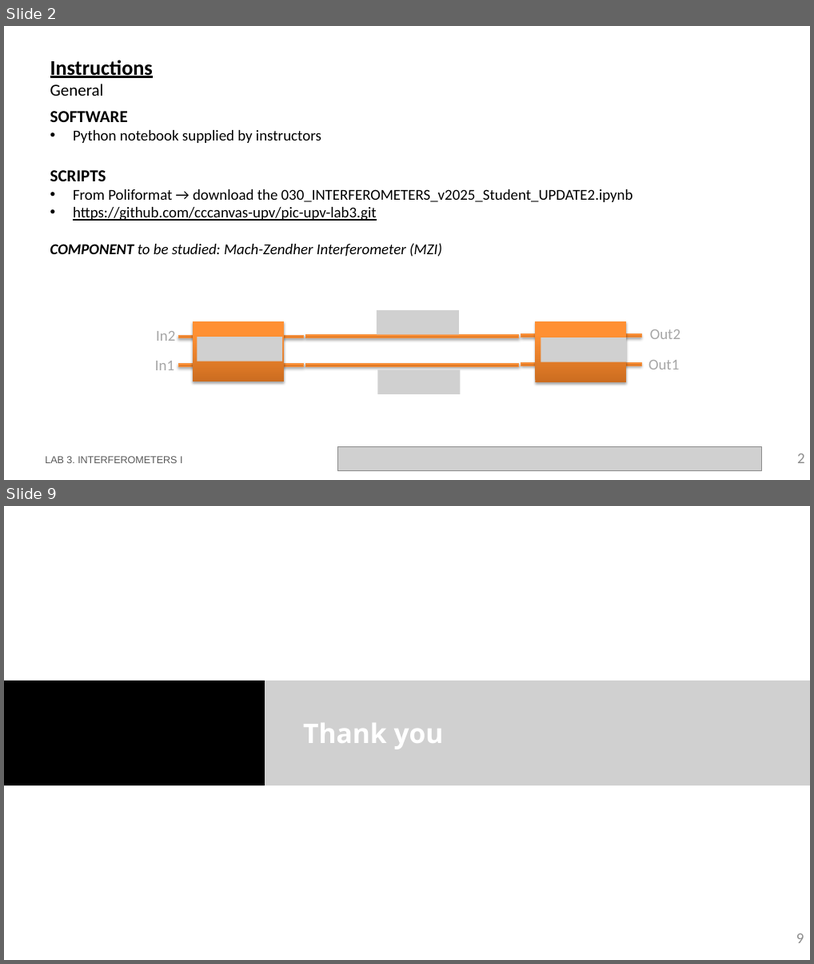
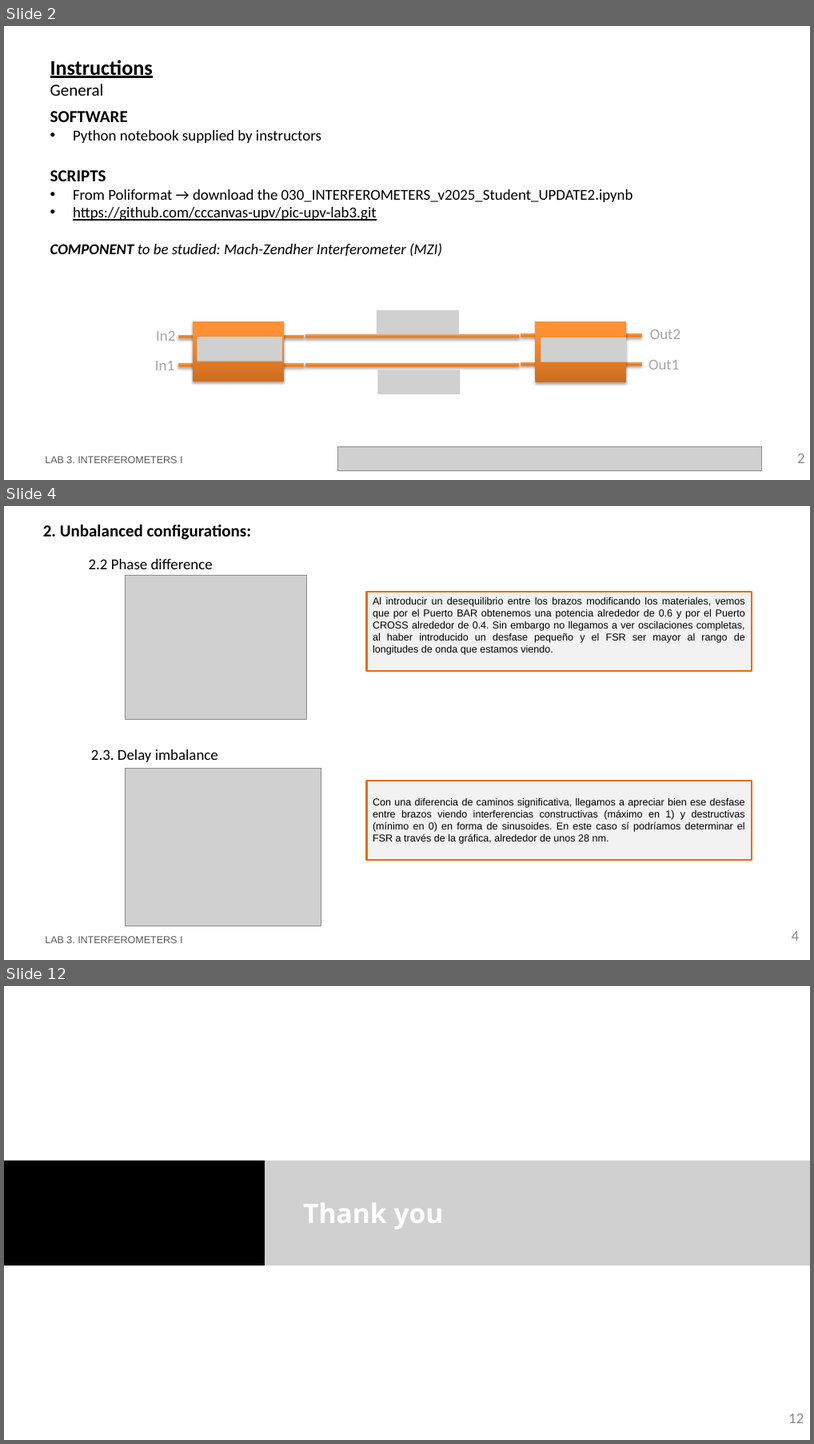
Before and after one commit to nmargar4/pic-upv-lab3-new, a slide deck: LabBook_3.pptx. Shown one above the other, each under a label of ours: slides 2 and 9 before the commit, slides 2, 4 and 12 after it; the slides between them are not shown. The pictures are 814x964 and 814x1444 pixels, drawn with LibreOffice and Linux fonts; fonts in the diff are those of the drawing; grey boxes stand for pictures; background and template pictures are left out. Boxes give left, top, right and bottom in pixels: in the first picture for what was removed or moved away, otherwise in the second. Text is boxed around its words. In the diff, an @@ line names an element or a change of style, - is before the commit and + after.

```diff
--- a/LabBook_3.pptx
+++ b/LabBook_3.pptx
@@ slide 4 added at (x1=4, y1=506, x2=810, y2=960), background #FFFFFF @@
@@ title added at (x1=43, y1=524, x2=251, y2=540), 20 pt, text #000000, bold @@
+2. Unbalanced configurations:
@@ text added at (x1=89, y1=559, x2=213, y2=569), 18 pt, text #000000 @@
+2.2 Phase difference
@@ picture added at (x1=125, y1=576, x2=306, y2=719) @@
@@ rectangle added at (x1=367, y1=592, x2=752, y2=671), fill #F2F2F2, outline #E0700D 2.25 pt, 12 pt, text #000000 @@
+Al introducir un desequilibrio entre los brazos modificando los materiales, vemos que por el Puerto BAR obtenemos una potencia alrededor de 0.6 y por el Puerto CROSS alrededor de 0.4. Sin embargo no llegamos a ver oscilaciones completas, al haber introducido un desfase pequeño y el FSR ser mayor al rango de longitudes de onda que estamos viendo.
@@ text added at (x1=91, y1=749, x2=218, y2=762), 18 pt, text #000000 @@
+2.3. Delay imbalance
@@ picture added at (x1=125, y1=768, x2=322, y2=926) @@
@@ rectangle added at (x1=367, y1=780, x2=752, y2=860), fill #F2F2F2, outline #E0700D 2.25 pt, 12 pt, text #000000 @@
+Con una diferencia de caminos significativa, llegamos a apreciar bien ese desfase entre brazos viendo interferencias constructivas (máximo en 1) y destructivas (mínimo en 0) en forma de sinusoides. En este caso sí podríamos determinar el FSR a través de la gráfica, alrededor de unos 28 nm.
@@ text added at (x1=45, y1=936, x2=182, y2=943), 12 pt, text #585858 @@
+LAB 3. INTERFEROMETERS I
@@ page number added at (x1=792, y1=931, x2=800, y2=940), 18 pt, text #8C8C8C @@
+4
@@ what was slide 9 is now slide 12 @@
@@ page number at (x1=789, y1=1413, x2=804, y2=1423): text changed @@
-9
+12
```
Also in this commit, not shown: 5 slides changed, 4 other slides added, 2 slides removed, 1 other file.
